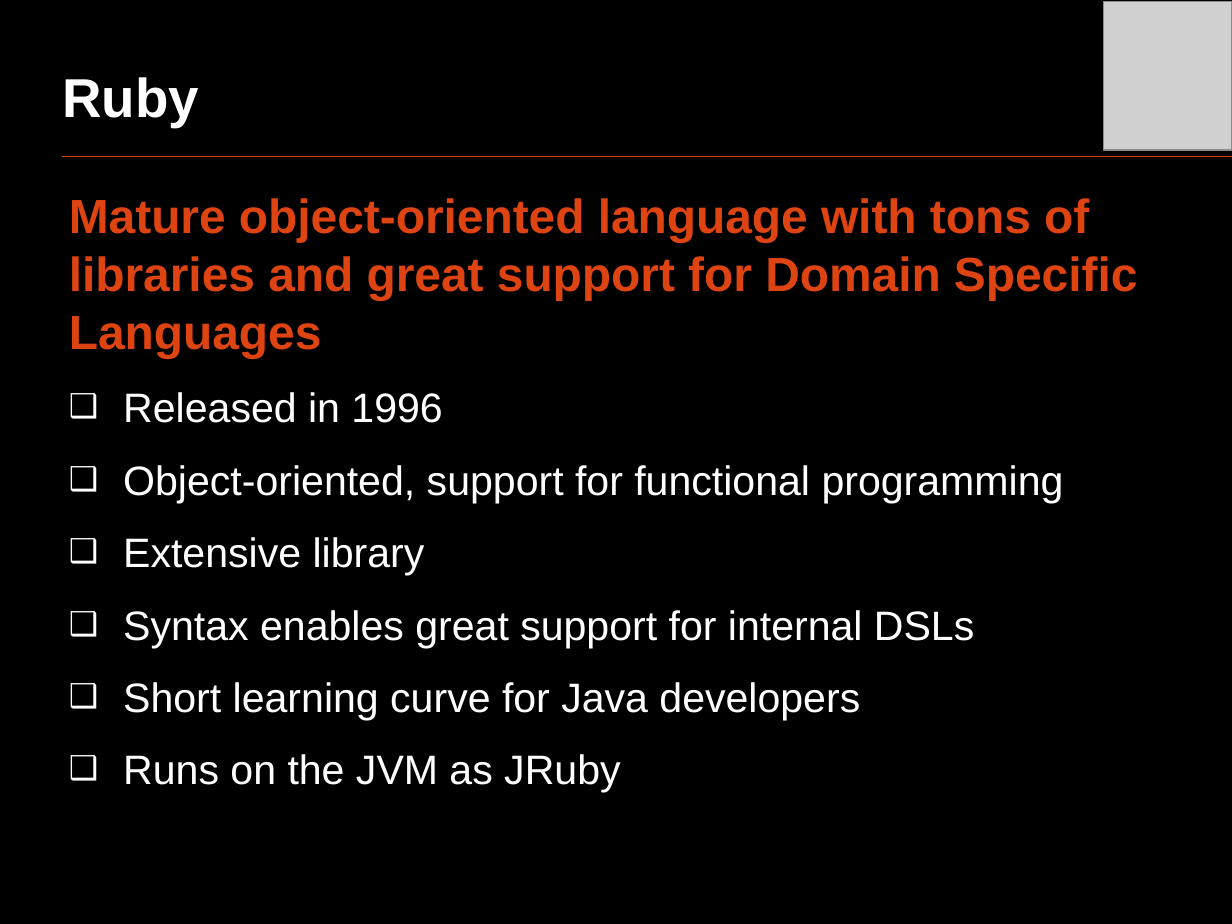
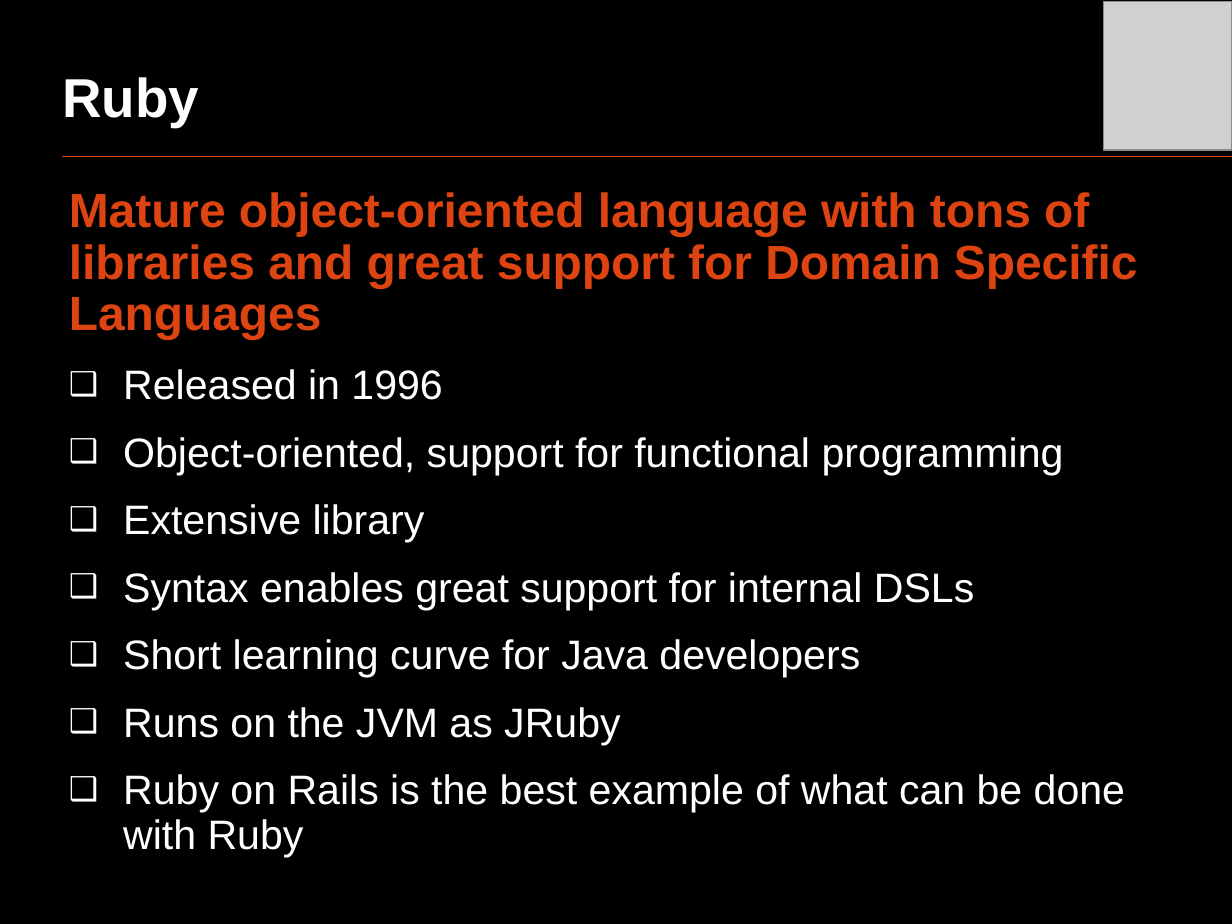
Before and after one commit to oscarrenalias/openslava-2013, a slide deck: slide 7 of Dynamic languages/OpenSlava 2013 - Dynamic languages.pptx. Drawn at 1232x924 pixels with LibreOffice and Linux fonts; fonts in the diff are those of the drawing; grey boxes stand for pictures. Boxes give left, top, right and bottom in pixels: in the first picture for what was removed or moved away, otherwise in the second. Text is boxed around its words. In the diff, an @@ line names an element or a change of style, - is before the commit and + after.

```diff
--- a/Dynamic languages/OpenSlava 2013 - Dynamic languages.pptx
+++ b/Dynamic languages/OpenSlava 2013 - Dynamic languages.pptx
@@ text at [69,192,1137,745]: line spacing 1 to 0.9 @@
@@ text at [123,774,1125,857]: paragraph added @@
+  ❑ Ruby on Rails is the best example of what can be done with Ruby
```
Also in this commit, not shown: 9 other slides changed, 1 slide added, 1 slide removed.
